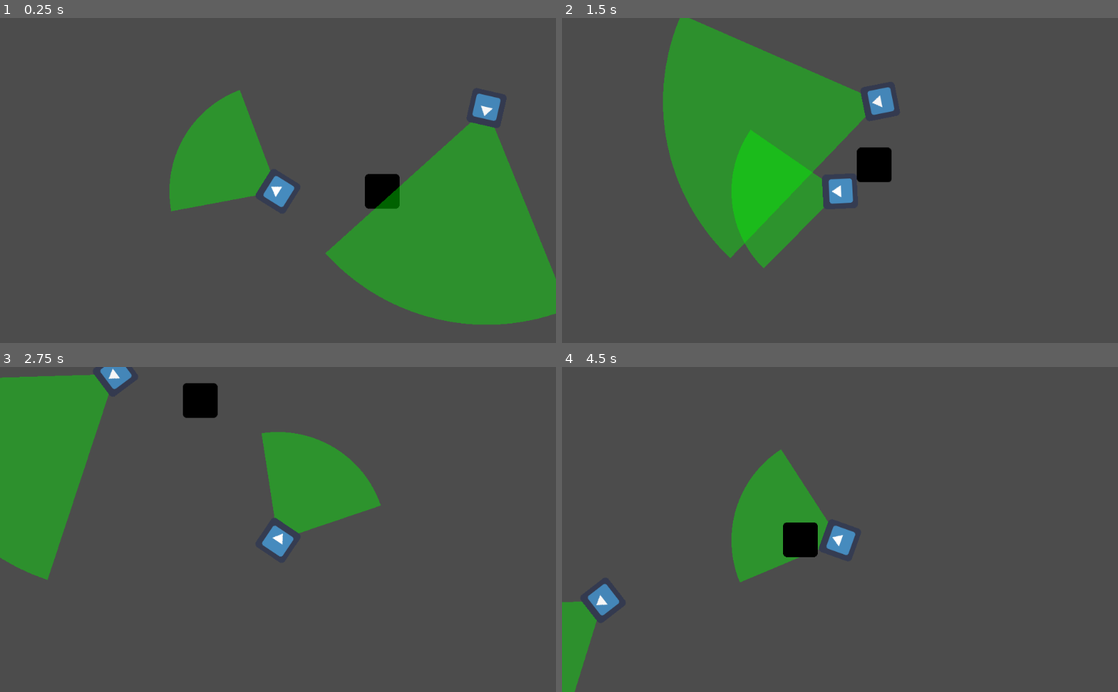
Above: before the commit, frames 1-4 (two rows, left to right).
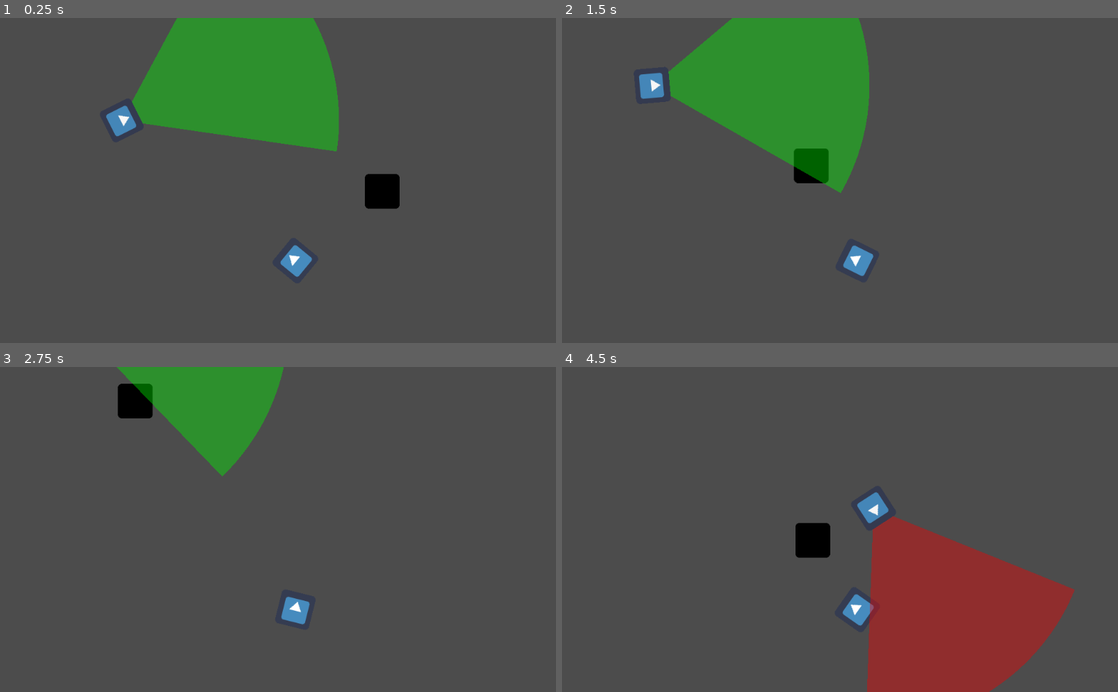
Above: after the commit, the same moments.

Repository: satchpuri/Godot_Engine_Jam
Game: Godot game, scene res://Scenes/PlayerEnemy.tscn
The game is run twice, just before and just after one commit, with the same random seed, the same clock (stepped at 60 frames per second) and the same inputs. The engine's default icon, where the game draws it, is replaced by a stand-in: a white triangle on a blue panel in a dark square.
Inputs (mouse positions are in pixels of both pictures, inside the frame that each line leads up to):
- Up to frame 1 (0.25 s): no input
- Up to frame 2 (1.5 s): move the mouse to (962, 164) at 0.52 s; hold Right (ui_right) 0.53-1.28 s; move the mouse to (728, 196) at 1.27 s; hold Down (ui_down) from 1.28 s (still down)
- Up to frame 3 (2.75 s): move the mouse to (333, 458) at 2.02 s; release Down (ui_down) at 2.03 s; hold Right (ui_right) from 2.03 s (still down)
- Up to frame 4 (4.5 s): move the mouse to (812, 594) at 2.77 s; release Right (ui_right) at 2.78 s; hold Up (ui_up) 2.78-3.53 s; move the mouse to (1006, 578) at 3.52 s; hold Left (ui_left) from 3.53 s (still down); move the mouse to (673, 480) at 4.27 s

The runs differ from the first frame. In frame 1, 31% of the frame differs, in the area x 19-100%, y 0-95%; in frame 2, 16%; in frame 3, 20%; in frame 4, 21%.

Commit message:
Enemy behavior - Patrol points

Diff:
--- a/Scenes/Enemy.gd
+++ b/Scenes/Enemy.gd
@@ -2,6 +2,9 @@
 
 const RED = Color(1.0, 0, 0, 0.4)
 const GREEN = Color(0, 1.0, 0, 0.4)
+const DETECT_RADIUS = 400
+const FOV = 70
+
 enum EnemyState {
 	Patrol,
 	Alert,
@@ -10,13 +13,16 @@
 
 var state = EnemyState.Patrol
 var draw_color = GREEN
-const DETECT_RADIUS = 400
-const FOV = 70
+
 var angle = -90
 var currrentDirection = Vector2()
+var pathUpdateTimer = 0
+var currentPatrol = "A"
+var patrol = null
 
 onready var nav = get_parent().get_node("Navigation2D")
-onready var target = get_parent().get_node("Target")
+onready var patrolA = get_parent().get_node("PatrolA")
+onready var patrolB = get_parent().get_node("PatrolB")
 onready var player = get_parent().get_node("Player")
 var path = []
 
@@ -25,46 +31,59 @@
 
 func _process(delta):
 	update_state()
-	if(state == EnemyState.Patrol):
-		go_to_target(target,delta)	# go to next patrol position
-	elif state==EnemyState.Alert:
+	update()
+	if state == EnemyState.Patrol:
+		go_to_target(patrol,delta)	# go to next patrol position
+	elif state == EnemyState.Alert:
+		pathUpdateTimer += delta
 		go_to_target(player,delta)
+		if(pathUpdateTimer>1):
+			pathUpdateTimer = 0
+			recalculate_path(player) #Update path to player once every second
 	pass
 
 func update_state():
 	var playerDirection = (player.position - position).normalized()
 	var angleBetween = rad2deg(currrentDirection.angle_to(playerDirection));
-
 	if position.distance_to(player.position)<DETECT_RADIUS && abs(angleBetween) < FOV/2:
 		draw_color = RED
 		state = EnemyState.Alert
-		update()
 	else:
+		if(currentPatrol == "A"):
+			patrol = patrolA
+		else:
+			patrol = patrolB
+		if position.distance_to(patrol.position)<2:
+			reassign_patrol_point()
 		draw_color = GREEN
-		state = EnemyState.Patrol
-		update()
+		#state = EnemyState.Patrol
 	pass
+
+func reassign_patrol_point():
+	if currentPatrol == "A":
+		currentPatrol = "B"
+	else:
+		currentPatrol = "A"
 
 func recalculate_path(target):
 	path = nav.get_simple_path(position,target.position)
 
 #Calculates path to target and moves towards target
 func go_to_target(target, delta):
-	if(path.size()==0):
+	if path.size()==0 and position.distance_to(target.position)>2 :
 		path = nav.get_simple_path(position,target.position)
-	else:
+	elif path.size()>0:
 		var d = position.distance_to(path[0])
 		if d>2:
-			position = position.linear_interpolate(path[0], 150*delta/d)
 			var dir = (path[0] - position).normalized()
 			currrentDirection = dir
+			position = position.linear_interpolate(path[0], 150*delta/d)
 			rotation_degrees = lerp(rotation_degrees, 90 + rad2deg(dir.angle()), 0.1)
 		else:
 			path.remove(0)
 	pass
 
 func _draw():
-	print(draw_color)
 	draw_circle_arc_poly(Vector2(), DETECT_RADIUS,  angle - FOV/2, angle + FOV/2, draw_color)
 	pass
 
--- a/Scenes/Player.gd
+++ b/Scenes/Player.gd
@@ -50,12 +50,11 @@
 	look_at(get_global_mouse_position())
 	move_and_slide(motion)
 	emit_signal("move")
-
 	pass
 
 
 func _draw():
-	draw_circle_arc_poly(Vector2(), DETECT_RADIUS,  angle - FOV/2, angle + FOV/2, draw_color)
+	#draw_circle_arc_poly(Vector2(), DETECT_RADIUS,  angle - FOV/2, angle + FOV/2, draw_color)
 	pass
 
 func draw_circle_arc_poly(center, radius, angle_from, angle_to, color):
--- a/Scenes/PlayerEnemy.tscn
+++ b/Scenes/PlayerEnemy.tscn
@@ -28,8 +28,7 @@
 
 [node name="Player" type="KinematicBody2D" parent="." index="0"]
 
-editor/display_folded = true
-position = Vector2( 512, 320 )
+position = Vector2( 544, 448 )
 input_pickable = false
 collision_layer = 1
 collision_mask = 1
@@ -90,7 +89,7 @@
 [node name="Enemy" type="KinematicBody2D" parent="." index="2"]
 
 modulate = Color( 0.964844, 0.964844, 0.964844, 1 )
-position = Vector2( 928, 160 )
+position = Vector2( 192, 192 )
 input_pickable = false
 collision_layer = 1
 collision_mask = 1
@@ -120,8 +119,12 @@
 navpoly = SubResource( 3 )
 enabled = true
 
-[node name="Target" type="Node2D" parent="." index="4"]
+[node name="PatrolA" type="Node2D" parent="." index="4"]
 
-position = Vector2( 320, 448 )
+position = Vector2( 544, 160 )
+
+[node name="PatrolB" type="Node2D" parent="." index="5"]
+
+position = Vector2( 896, 448 )
 
 [connection signal="move" from="Player" to="." method="_on_Player_move"]
